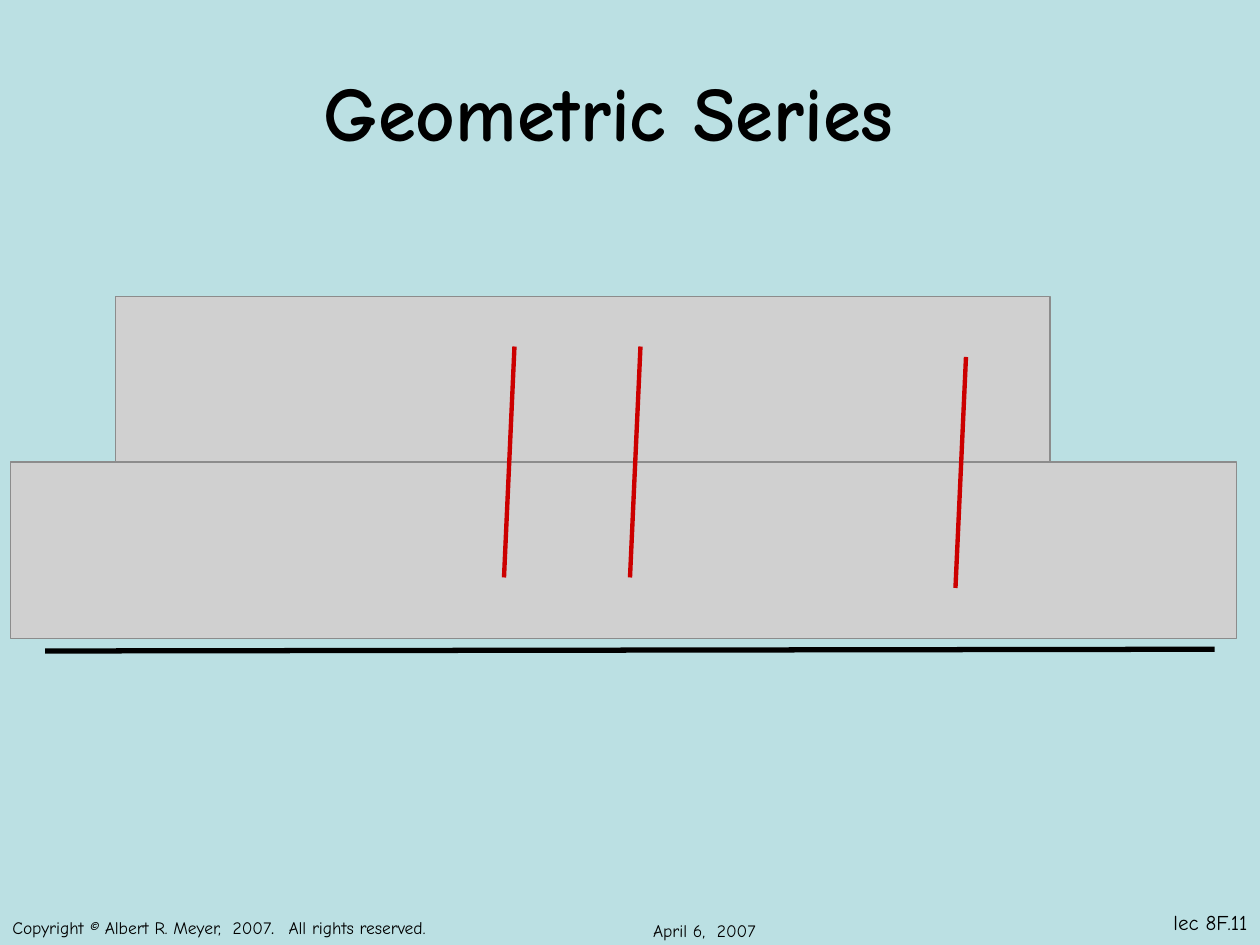
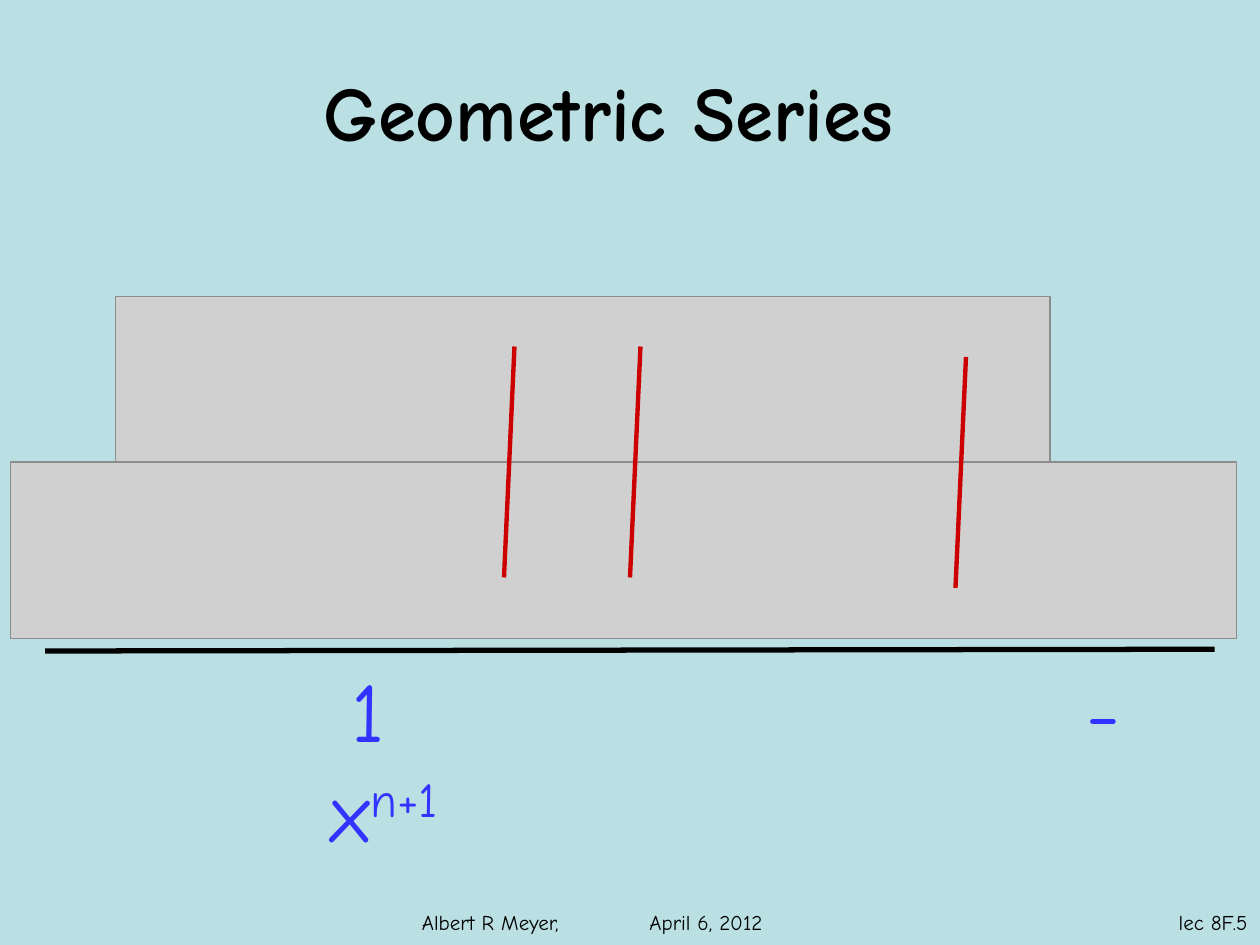
Before and after one commit to armeyer/mcs_web, a slide deck: slide 5 of spring12/slidesS12/arithmetic-geometric-sums.pptx (slide 11 before the commit). Drawn at 1260x945 pixels with LibreOffice and Linux fonts; fonts in the diff are those of the drawing; grey boxes stand for pictures; background and template pictures are left out. Boxes give left, top, right and bottom in pixels: in the first picture for what was removed or moved away, otherwise in the second. Text is boxed around its words. In the diff, an @@ line names an element or a change of style, - is before the commit and + after.

Commit message:
split arithmetic-geometric-sums.pptx in two

```diff
--- a/spring12/slidesS12/arithmetic-geometric-sums.pptx
+++ b/spring12/slidesS12/arithmetic-geometric-sums.pptx
@@ text added at [352,685,438,817], 48 pt, text #3333FF @@
+1 - xn+1
@@ text removed at [12,922,426,938] @@
-Copyright © Albert R. Meyer, 2007. All rights reserved.
@@ text added at [422,915,762,934], 12 pt, text #000000 @@
+Albert R Meyer, April 6, 2012
@@ text removed at [653,925,756,941] @@
-April 6, 2007
@@ page number at [1179,915,1248,930]: text changed @@
-lec 8F.11
+lec 8F.5
```
Also in this commit, not shown: 18 other slides changed, 6 slides removed, 2 other files.
